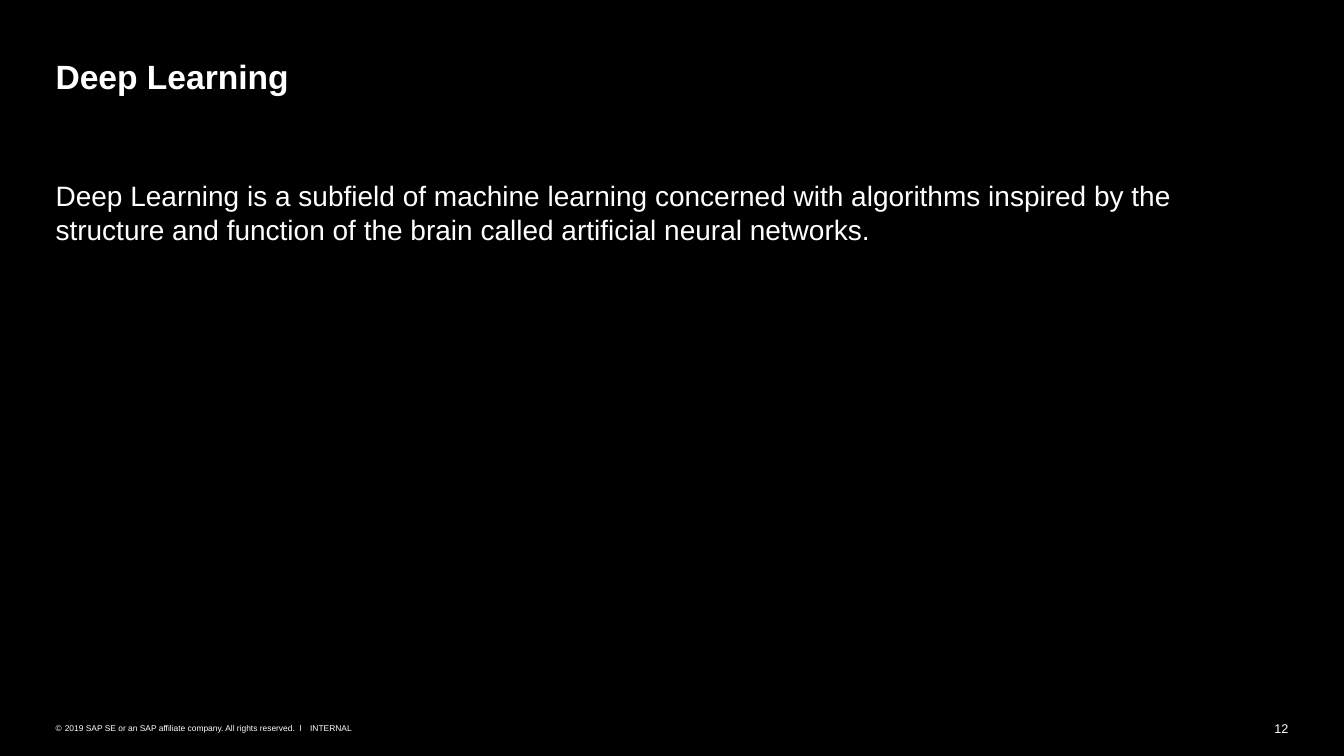
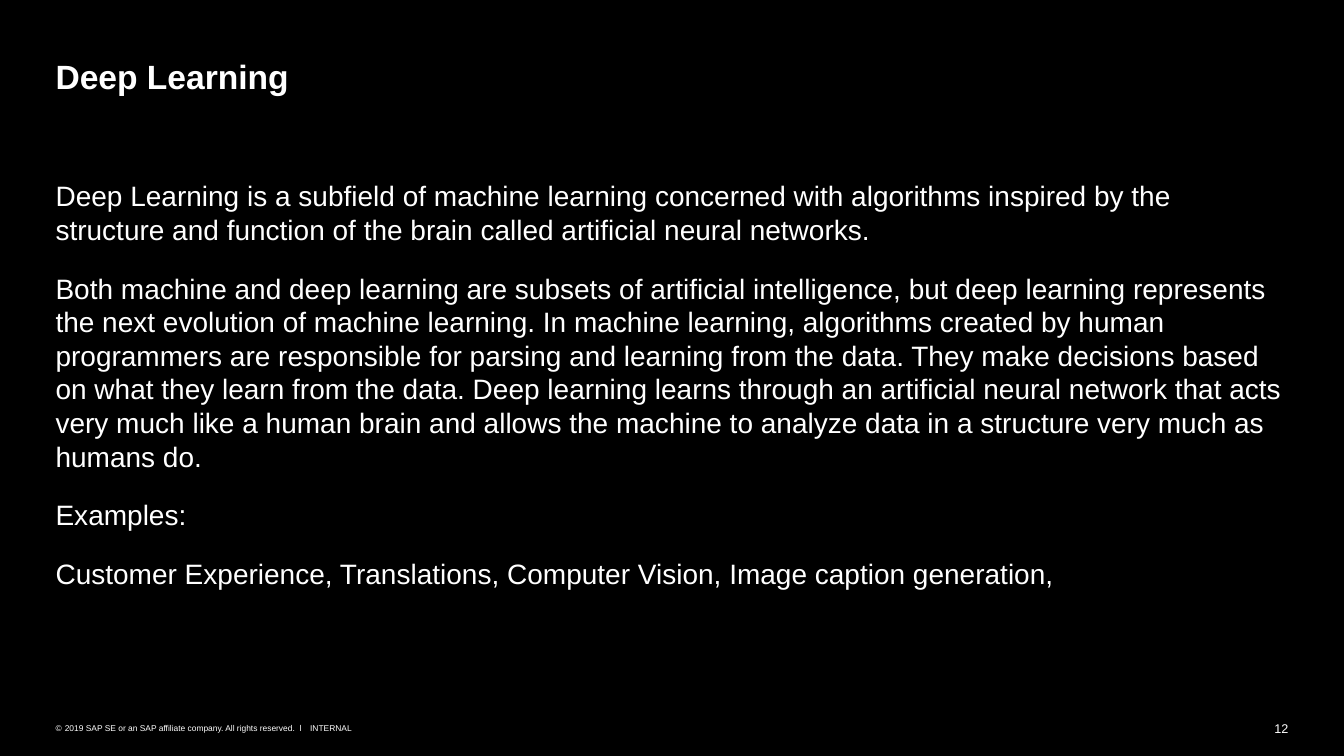
Before and after one commit to SherwinVarghese/Machine-Learning-TechknowSchool, a slide deck: slide 12 of Intro To ML and Data Science/Overview.pptx. Drawn at 1344x756 pixels with LibreOffice and Linux fonts; fonts in the diff are those of the drawing. Boxes give left, top, right and bottom in pixels: in the first picture for what was removed or moved away, otherwise in the second. Text is boxed around its words. In the diff, an @@ line names an element or a change of style, - is before the commit and + after.

```diff
--- a/Intro To ML and Data Science/Overview.pptx
+++ b/Intro To ML and Data Science/Overview.pptx
@@ text at box(56, 278, 1280, 589): paragraphs added @@
+Both machine and deep learning are subsets of artificial intelligence, but deep learning represents the next evolution of machine learning. In machine learning, algorithms created by human programmers are responsible for parsing and learning from the data. They make decisions based on what they learn from the data. Deep learning learns through an artificial neural network that acts very much like a human brain and allows the machine to analyze data in a structure very much as humans do.
+Examples:
+Customer Experience, Translations, Computer Vision, Image caption generation,
```
Also in this commit, not shown: 1 other slide changed, 1 slide added.
